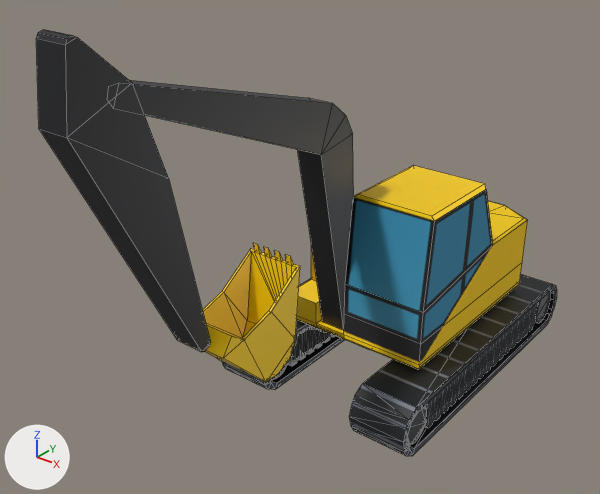
What one commit did to the Blender file Assets/Models/power_shovel.blend.
Camera for both pictures: a 50 mm lens placed at (5.82, -9.75, 6.82), pointed at (-0.29, -2.11, 2.08). The lights are fixed; the arrows at lower left show +X, +Y and +Z. Mesh edges are drawn as thin lines.

Objects in the first picture: 'Arm_0', 'Arm_1', 'Cab', 'Shovel', 'Tread Guide', 'Tread Wheel', 'Treads'.
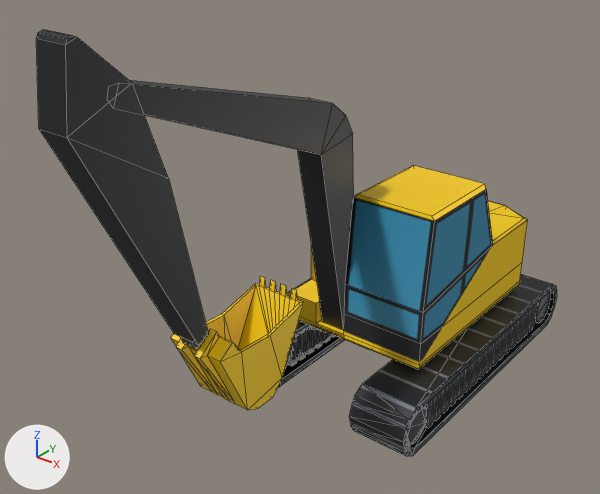
Changed parts and their boxes (x1, y1, x2, y2) in the pictures (600 x 494 px):
'Arm_1', reshaped
    before: (36, 30, 211, 352)
    after: (36, 30, 209, 349)
'Shovel', reshaped, turned
    before: (203, 243, 300, 382)
    after: (171, 276, 304, 410)
part 1 of me_cube_006, built on
    before: (205, 325, 265, 382)
    after: (171, 329, 247, 410)
part 2 of me_cube_006, surface changed (brown to orange)
    before: (203, 243, 300, 382)
    after: (206, 276, 304, 410)
part 3 of me_cube_007, built on
    before: (39, 129, 211, 352)
    after: (39, 129, 209, 349)

The change in detail:
me_cube_006 is used by ob_shovel; parent ob_arm_1; location (-0.249, -4.138, 1.684); rotation (1.65, 0.0, 0.0), in degrees (95, 0, 0); scale (1.11, 1.0, 1.0).
me_cube_006 had 60 vertices, 70 faces and spanned x -0.365..0.365, y -0.948..0.492, z -1.515..-0.068.
me_cube_006 now has 88 vertices, 98 faces and spans x -0.365..0.365, y -0.948..0.492, z -1.515..0.045.
Part 1, on me_cube_006:
4 faces are deleted.
20 vertices are added at x -0.182..0.182, y -0.926..0.129, z -0.733..0.045.
8 new vertices lie (0.091, 0.0, 0.0) away from vertices in x -0.182..0.091, y -0.926..0.129, z -0.733..0.045.
32 new faces join them.
me_cube_006 part 2: 66 kept faces spanning x -0.365..0.365, y -0.948..0.492, z -1.515..-0.068 get new texture (UV) coordinates.
me_cube_007 is used by ob_arm_1; parent ob_arm_0; location (-0.249, -5.073, 4.761).
me_cube_007 had 22 vertices, 21 faces and spanned x -0.2..0.2, y -0.56..1.03, z -3.16..0.61.
me_cube_007 now has 30 vertices, 29 faces and spans x -0.2..0.2, y -0.56..1.03, z -3.16..0.61.
Part 3, on me_cube_007:
4 faces are deleted.
8 vertices move from x -0.2..0.2, y 0.88..1.03, z -3.16..-3.09 to x -0.2..0.2, y 0.83..1.01, z -3.16..-2.97.
8 vertices are added at x -0.1..0.1, y 0.84..1.03, z -3.15..-2.98.
12 new faces join them.
Object 'Shovel' (ob_shovel) turns from (95, 0, 0) to (74, 0, 0) degrees about x, y and z.
